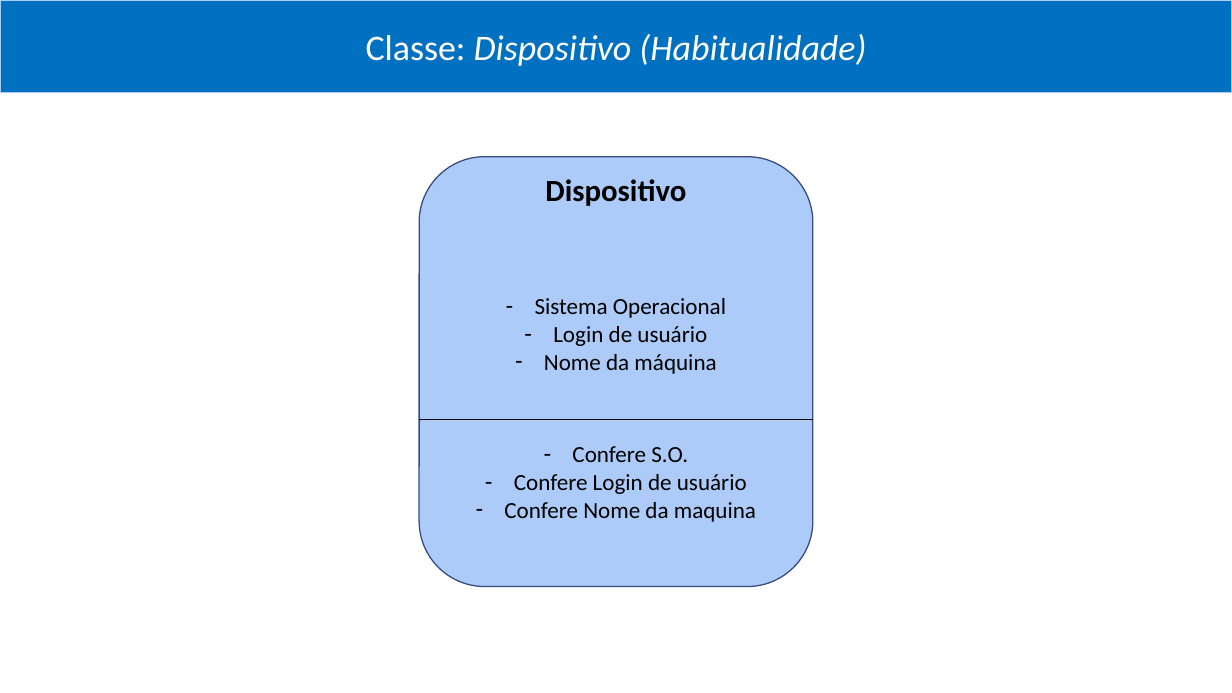
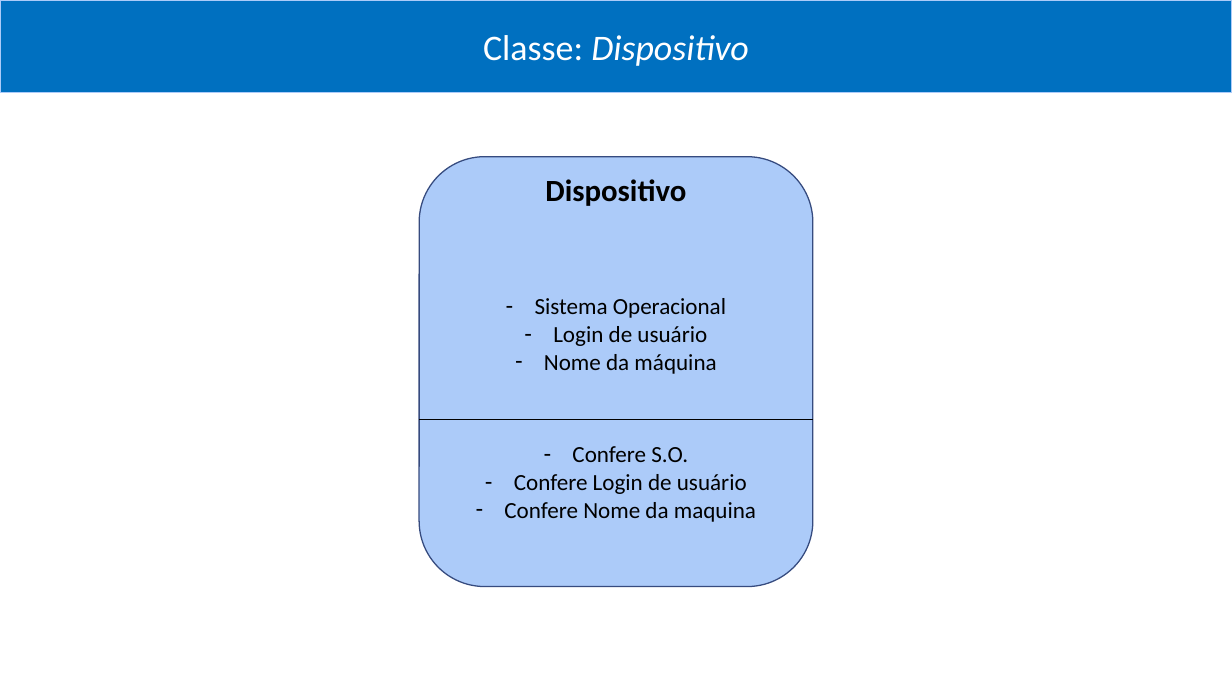
Before and after one commit to brjoaogabriel/processamento_login, a slide deck: slide 4 of projeto/classes, métodos, estrutura lógica e exemplificação.pptx. Drawn at 1232x693 pixels with LibreOffice and Linux fonts; fonts in the diff are those of the drawing. Boxes give left, top, right and bottom in pixels: in the first picture for what was removed or moved away, otherwise in the second. Text is boxed around its words. In the diff, an @@ line names an element or a change of style, - is before the commit and + after.

Commit message:
04/16/2020 15:11 - classe dispositivo pronta ...

```diff
--- a/projeto/classes, métodos, estrutura lógica e exemplificação.pptx
+++ b/projeto/classes, métodos, estrutura lógica e exemplificação.pptx
@@ text in rectangle at <box>483,35,749,66</box>: text changed @@
-Classe: Dispositivo (Habitualidade)
+Classe: Dispositivo
```
Also in this commit, not shown: 2 other slides changed, 1 slide added, 3 other files.
